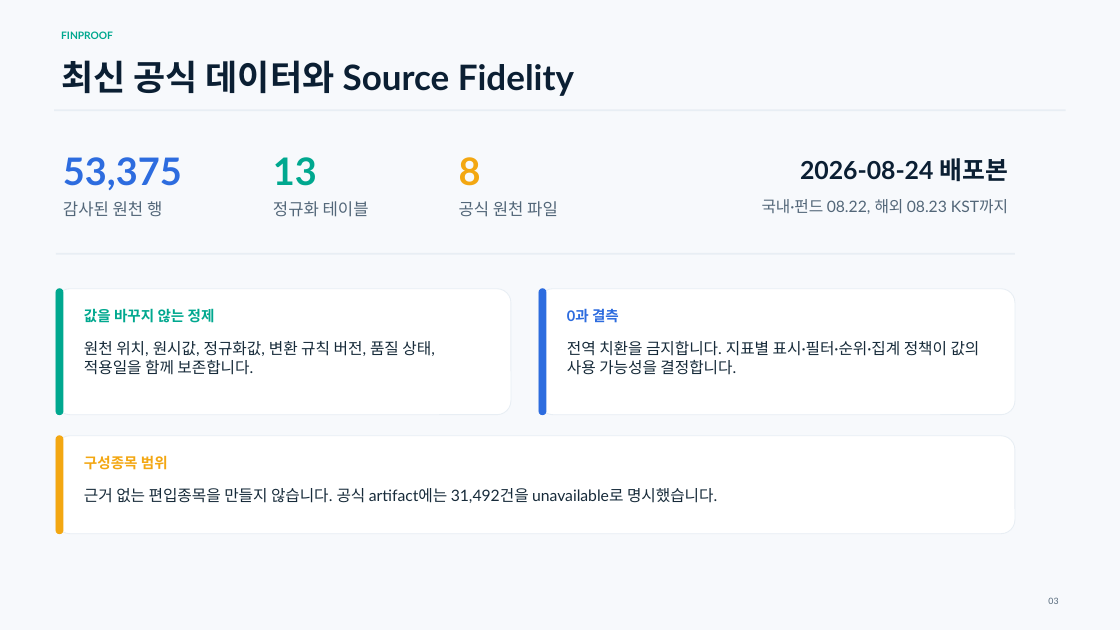
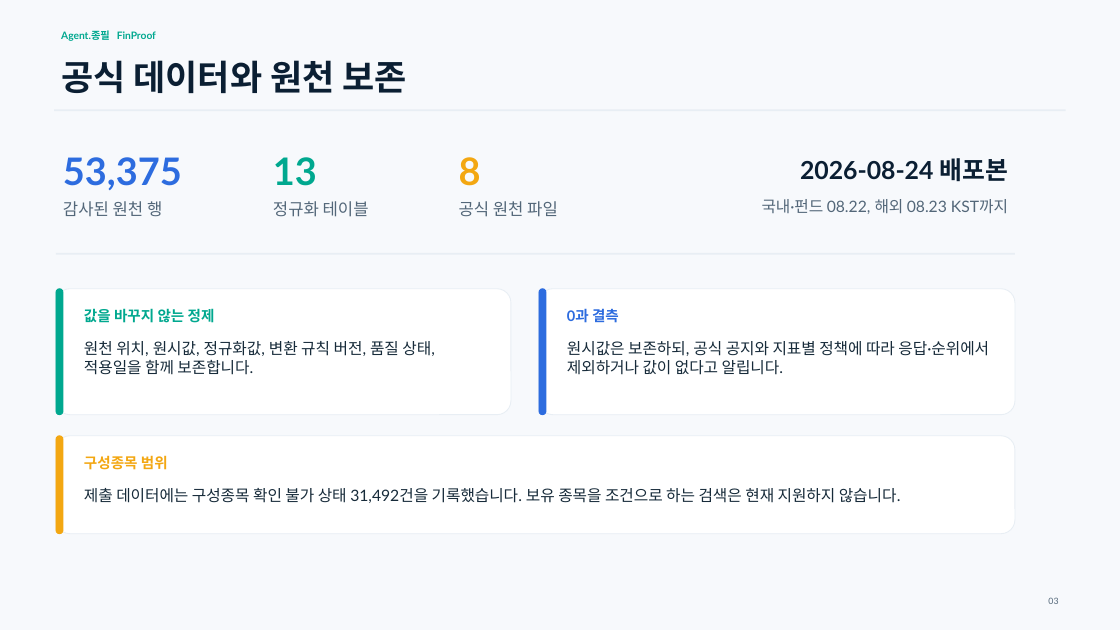
Before and after one commit to tskwak111/mirae_agent, a slide deck: slide 3 of docs/submission/FinProof_Technical_Proposal.pptx. Drawn at 1120x630 pixels with LibreOffice and Linux fonts; fonts in the diff are those of the drawing. Boxes give left, top, right and bottom in pixels: in the first picture for what was removed or moved away, otherwise in the second. Text is boxed around its words. In the diff, an @@ line names an element or a change of style, - is before the commit and + after.

```diff
--- a/docs/submission/FinProof_Technical_Proposal.pptx
+++ b/docs/submission/FinProof_Technical_Proposal.pptx
@@ text at bbox=[61, 30, 156, 41]: text changed @@
-FINPROOF
+Agent.종필 FinProof
@@ text at bbox=[61, 60, 406, 93]: text changed @@
-최신 공식 데이터와 Source Fidelity
+공식 데이터와 원천 보존
@@ text at bbox=[567, 341, 989, 375]: text changed @@
-전역 치환을 금지합니다. 지표별 표시·필터·순위·집계 정책이 값의 사용 가능성을 결정합니다.
+원시값은 보존하되, 공식 공지와 지표별 정책에 따라 응답·순위에서 제외하거나 값이 없다고 알립니다.
@@ text at bbox=[84, 488, 901, 503]: text changed @@
-근거 없는 편입종목을 만들지 않습니다. 공식 artifact에는 31,492건을 unavailable로 명시했습니다.
+제출 데이터에는 구성종목 확인 불가 상태 31,492건을 기록했습니다. 보유 종목을 조건으로 하는 검색은 현재 지원하지 않습니다.
```
Also in this commit, not shown: 12 other slides changed, 2 slides added, 2 slides removed, 8 other files.
